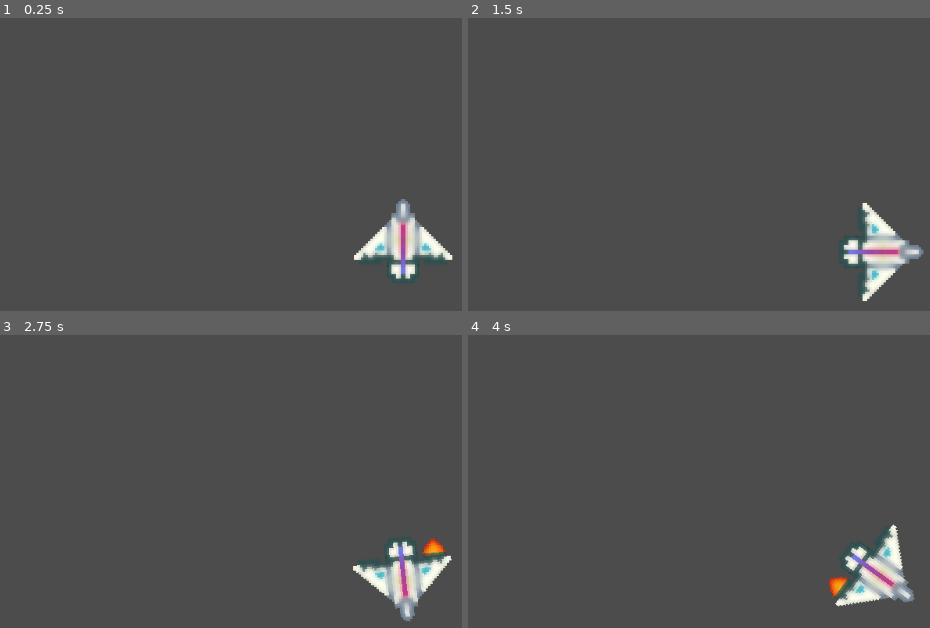
Above: before the commit, frames 1-4 (two rows, left to right).
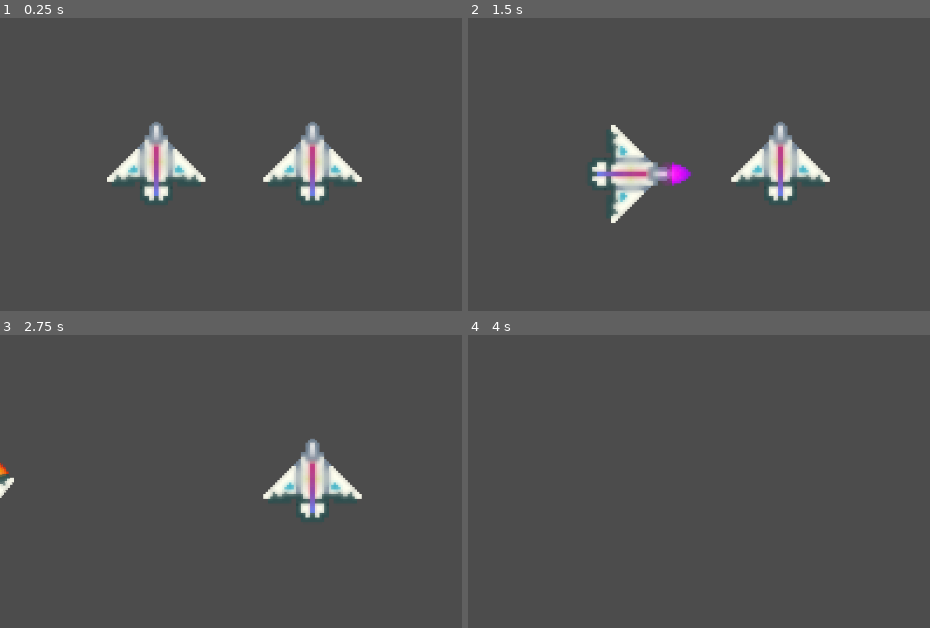
Above: after the commit, the same moments.

Repository: marcospb19/spaceship-game
Game: Godot game, scene res://Root/Root.tscn
The game is run twice, just before and just after one commit, with the same random seed, the same clock (stepped at 60 frames per second) and the same inputs. Before the commit the project starts from res://Scenes/Root.tscn.
Inputs:
- Up to frame 1 (0.25 s): no input
- Up to frame 2 (1.5 s): tap Enter at 0.5 s; hold Right 0.53-1.28 s; hold R 0.53-1.28 s; tap Space at 0.77, 0.8, 1.07, 1.35 s; hold Down from 1.28 s (still down)
- Up to frame 3 (2.75 s): tap Space at 1.52, 1.82, 2.3 s; tap R at 1.55 s; release Down at 2.03 s; hold Right from 2.03 s (still down); hold R from 2.03 s (still down)
- Up to frame 4 (4 s): release Right at 2.78 s; release R at 2.78 s; hold W 2.78-3.53 s; tap R at 2.85 s; tap Space at 3.02, 3.32, 3.6, 3.77 s; hold Left from 3.53 s (still down)

The runs differ from the first frame. In frame 1, 7.7% of the frame differs, in the area x 23-99%, y 35-91%; in frame 2, 8.1%, in the area x 25-99%, y 35-97%; in frame 3, 5.5%; in frame 4, 2.8%.

Commit message:
Gigantic commit, sorry

Diff:
--- /dev/null
+++ b/res/Projectile/KinematicBody2D.gd
@@ -0,0 +1,13 @@
+extends KinematicBody2D
+
+var motion : Vector2
+
+func set_trajectory_angle(angle: float):
+	angle = deg2rad(angle)
+	motion.x =  sin(angle)
+	motion.y = -cos(angle)
+	self.rotate(angle)
+
+
+func _physics_process(delta: float) -> void:
+	motion = move_and_slide(motion)
--- /dev/null
+++ b/res/Projectile/Projectile.tscn
@@ -0,0 +1,25 @@
+[gd_scene load_steps=4 format=2]
+
+[ext_resource path="res://Projectile/KinematicBody2D.gd" type="Script" id=1]
+[ext_resource path="res://Projectile/Missile.png" type="Texture" id=2]
+
+[sub_resource type="CapsuleShape2D" id=1]
+radius = 27.13
+height = 33.31
+
+[node name="Projectile" type="Node2D"]
+__meta__ = {
+"_edit_group_": true
+}
+
+[node name="KinematicBody2D" type="KinematicBody2D" parent="."]
+script = ExtResource( 1 )
+
+[node name="Sprite" type="Sprite" parent="KinematicBody2D"]
+rotation = 4.71239
+scale = Vector2( 6, 6 )
+texture = ExtResource( 2 )
+
+[node name="CollisionShape2D" type="CollisionShape2D" parent="KinematicBody2D"]
+position = Vector2( 0, 5.48 )
+shape = SubResource( 1 )
--- /dev/null
+++ b/res/Root/Root.gd
@@ -0,0 +1,60 @@
+extends Node2D
+
+# the list corresponds to   [Player 1 , Player 2] ...
+# Check if the spaceship isn't already instanced
+var can_spawn             = [true , true]
+# Key to press to instance spaceship [i]
+const spawn_keys          = [KEY_W , KEY_UP]
+# Inertia enabled
+const ships_with_inertia  = [false , true ]
+# Controlls for each ship
+const map_keys = [
+	[KEY_UP , KEY_LEFT , KEY_DOWN , KEY_RIGHT], # Player 1
+	[KEY_W , KEY_A , KEY_S , KEY_D]             # Player 2
+]
+
+
+var max_quantity_of_spaceships = 2
+
+# Position to spawn each ship
+const spawn_placement = [Vector2(200 , 200) , Vector2(400 , 200)]
+
+# To instance spaceships
+const spaceship_prototype = preload("res://Spaceship/Spaceship.tscn")
+
+
+func _process(delta):
+
+	# Exit the game with ESC
+	if Input.is_key_pressed(KEY_ESCAPE):
+		self.get_tree().quit()
+
+	if Input.is_key_pressed(KEY_R):
+		for node in self.get_children():
+			print(node.name)
+
+
+	# Check for creating each spaceship
+	for i in range(max_quantity_of_spaceships):
+		# If can spawn the spaceship [i], check if it should be instanced
+		if can_spawn[i]:
+			#if Input.is_key_pressed(spawn_keys[i]):
+			if true:
+
+				# Instance it
+				var node = spaceship_prototype.instance()
+				node.set_position(spawn_placement[i])
+				var controller = node.get_node("Controller")
+
+				print(controller)
+				controller.key_up    = map_keys[i][0]
+				controller.key_left  = map_keys[i][1]
+				controller.key_down  = map_keys[i][2]
+				controller.key_right = map_keys[i][3]
+
+				controller.is_rotation_inertia_enabled = ships_with_inertia[i]
+
+				self.add_child(node)
+
+				# Don't let it spawn again
+				can_spawn[i] = false
--- /dev/null
+++ b/res/Root/Root.tscn
@@ -0,0 +1,6 @@
+[gd_scene load_steps=2 format=2]
+
+[ext_resource path="res://Root/Root.gd" type="Script" id=1]
+
+[node name="Root" type="Node2D"]
+script = ExtResource( 1 )
--- a/res/Scenes/Root.tscn
+++ /dev/null
@@ -1,10 +0,0 @@
-[gd_scene load_steps=3 format=2]
-
-[ext_resource path="res://Scripts/Root.gd" type="Script" id=1]
-[ext_resource path="res://Scenes/SpaceShip.tscn" type="PackedScene" id=2]
-
-[node name="Root" type="Node2D"]
-script = ExtResource( 1 )
-
-[node name="SpaceShip" parent="." instance=ExtResource( 2 )]
-position = Vector2( 515.508, 299.96 )
--- a/res/Scenes/SpaceShip.tscn
+++ /dev/null
@@ -1,40 +0,0 @@
-[gd_scene load_steps=6 format=2]
-
-[ext_resource path="res://Scripts/SpaceShipController.gd" type="Script" id=1]
-[ext_resource path="res://Sprites/Spaceship.png" type="Texture" id=2]
-[ext_resource path="res://Sprites/RedFirepng.png" type="Texture" id=3]
-[ext_resource path="res://Sprites/PurpleFirepng.png" type="Texture" id=4]
-
-[sub_resource type="CircleShape2D" id=1]
-radius = 20.2514
-
-[node name="SpaceShip" type="Node2D"]
-__meta__ = {
-"_edit_group_": true
-}
-
-[node name="KinematicBody2D" type="KinematicBody2D" parent="."]
-scale = Vector2( 3, 3 )
-script = ExtResource( 1 )
-
-[node name="CollisionShape2D" type="CollisionShape2D" parent="KinematicBody2D"]
-visible = false
-shape = SubResource( 1 )
-
-[node name="Sprite" type="Sprite" parent="KinematicBody2D"]
-texture = ExtResource( 2 )
-
-[node name="FireExaustion" type="Node2D" parent="KinematicBody2D"]
-
-[node name="MainPurple" type="Sprite" parent="KinematicBody2D/FireExaustion"]
-visible = false
-texture = ExtResource( 4 )
-
-[node name="LeftOrange" type="Sprite" parent="KinematicBody2D/FireExaustion"]
-visible = false
-texture = ExtResource( 3 )
-
-[node name="RightOrange" type="Sprite" parent="KinematicBody2D/FireExaustion"]
-visible = false
-texture = ExtResource( 3 )
-flip_h = true
--- a/res/Scripts/Root.gd
+++ /dev/null
@@ -1,5 +0,0 @@
-extends Node2D
-
-func _process(delta):
-	if Input.is_key_pressed(KEY_ESCAPE):
-		get_tree().quit()
--- a/res/Scripts/SpaceShipController.gd
+++ /dev/null
@@ -1,54 +0,0 @@
-extends KinematicBody2D
-
-# Speed inertia to move_and_slide()
-var motion = Vector2()
-# Rotation inertia in radians
-var rotation_angle = 0
-# Current angle in radians
-var current_angle
-
-# (Units per second)²
-const DIRECTIONAL_SPEED = 10
-# In radians
-const ROTATION_SPEED    = deg2rad(2)
-
-var UP_BIND    = KEY_UP
-var LEFT_BIND  = KEY_LEFT
-var DOWN_BIND  = KEY_DOWN
-var RIGHT_BIND = KEY_RIGHT
-
-#func FireController(is_on , left_is_the_one_activated):
-	#if is_on:
-	#$FireExaustion/Orange.set_visible(true)
-	#else:
-		#$FireExaustion/Orange.set_visible(false)
-
-func _ready():
-	pass
-
-func _physics_process(delta):
-	current_angle = deg2rad(self.get_rotation_degrees())
-	print(current_angle)
-	print(self.rotation)
-
-	if Input.is_key_pressed(LEFT_BIND):
-		$FireExaustion/RightOrange.set_visible(true)
-		self.rotate(-ROTATION_SPEED)
-	else:
-		$FireExaustion/RightOrange.set_visible(false)
-
-	if Input.is_key_pressed(RIGHT_BIND):
-		$FireExaustion/LeftOrange.set_visible(true)
-		self.rotate( ROTATION_SPEED)
-	else:
-		$FireExaustion/LeftOrange.set_visible(false)
-
-	# if Input.is_key_pressed(UP_BIND):
-	if Input.is_key_pressed(UP_BIND):
-		$FireExaustion/MainPurple.set_visible(true)
-		motion.x += sin(current_angle) * DIRECTIONAL_SPEED
-		motion.y -= cos(current_angle) * DIRECTIONAL_SPEED
-
-	else:
-		$FireExaustion/MainPurple.set_visible(false)
-	motion = move_and_slide(motion)
--- /dev/null
+++ b/res/Spaceship/Controller.gd
@@ -0,0 +1,100 @@
+extends KinematicBody2D
+
+
+# Speed Constants
+#
+# (Units per second)²
+const BOOST_SPEED_CONSTANT: int = 10
+# In radians
+const ROTATION_SPEED_CONSTANT: float = deg2rad(2)
+# In radians
+const INERTIA_ROTATION_SPEED_CONSTANT: float = deg2rad(0.05)
+
+
+# Attributes of the Spaceship physics
+#
+# Spaceship's movement speed, respects inertia
+var motion: Vector2
+# Rotation inertia option. Specified at instanciation
+var is_rotation_inertia_enabled: bool
+# Rotation inertia in radians, if inertia is enabled
+var rotation_speed: float = 0
+# Can change when ship is uncontrollable
+var is_able_to_move: bool = true
+# Can change with other debuffs
+var is_able_to_shoot: bool = true
+
+# Using WASD to represent the control keys
+var key_up    = KEY_UP
+var key_left  = KEY_LEFT
+var key_down  = KEY_DOWN
+var key_right = KEY_RIGHT
+
+# Projectiles
+onready var missile = preload("res://Projectile/Projectile.tscn")
+
+func __handle_weapons(fire):
+	if fire:
+		var node = missile.instance()
+		node.get_node("KinematicBody2D").set_trajectory_angle(self.get_rotation_degrees())
+		self.get_parent().add_child(node)
+
+
+# Control the propulsor sprites
+func __handle_sprites(up , left , down , right):
+
+	$FireExaustion/MainPurple.set_visible(up)
+	$FireExaustion/BackwardsPurple.set_visible(down)
+	$FireExaustion/LeftOrange.set_visible(right)
+	$FireExaustion/RightOrange.set_visible(left)
+
+
+func __handle_input(up , left , down , right):
+
+	# Current angle in radians, used to calculate boost
+	var current_angle = deg2rad(self.get_rotation_degrees())
+
+	# Handle boost
+	if up:
+		motion.x += sin(current_angle) * BOOST_SPEED_CONSTANT
+		motion.y -= cos(current_angle) * BOOST_SPEED_CONSTANT
+	if down:
+		motion.x -= sin(current_angle) * BOOST_SPEED_CONSTANT / 2 # Reverse boost force is
+		motion.y += cos(current_angle) * BOOST_SPEED_CONSTANT / 2 # main boost divided by 2
+
+	# Handle rotation
+	# Rotation with inertia
+	if is_rotation_inertia_enabled:
+		if left:
+			rotation_speed -= INERTIA_ROTATION_SPEED_CONSTANT
+		if right:
+			rotation_speed += INERTIA_ROTATION_SPEED_CONSTANT
+
+		self.rotate(rotation_speed)
+	# Flat rotation (without inertia)
+	else:
+
+		if left:
+			self.rotate(-ROTATION_SPEED_CONSTANT)
+		if right:
+			self.rotate( ROTATION_SPEED_CONSTANT)
+
+
+func _physics_process(delta):
+
+	# WASD represents the commands
+	var up    = Input.is_key_pressed(key_up)
+	var left  = Input.is_key_pressed(key_left)
+	var down  = Input.is_key_pressed(key_down)
+	var right = Input.is_key_pressed(key_right)
+
+	if is_able_to_move:
+		__handle_input  (up , left , down , right)
+		__handle_sprites(up , left , down , right)
+
+	## var fire = Input.is_key_just_pressed(KEY_SPACE)
+
+	#if is_able_to_shoot:
+#		__handle_weapons(fire)
+
+	motion = move_and_slide(motion)
--- /dev/null
+++ b/res/Spaceship/Spaceship.tscn
@@ -0,0 +1,48 @@
+[gd_scene load_steps=6 format=2]
+
+[ext_resource path="res://Spaceship/Controller.gd" type="Script" id=1]
+[ext_resource path="res://Spaceship/Spaceship.png" type="Texture" id=2]
+[ext_resource path="res://Spaceship/RedFirepng.png" type="Texture" id=3]
+[ext_resource path="res://Spaceship/PurpleFirepng.png" type="Texture" id=4]
+
+[sub_resource type="CircleShape2D" id=1]
+radius = 20.2514
+
+[node name="SpaceShip" type="Node2D"]
+__meta__ = {
+"_edit_group_": true
+}
+
+[node name="Controller" type="KinematicBody2D" parent="."]
+script = ExtResource( 1 )
+
+[node name="CollisionShape2D" type="CollisionShape2D" parent="Controller"]
+visible = false
+scale = Vector2( 3, 3 )
+shape = SubResource( 1 )
+
+[node name="ShipSprite" type="Sprite" parent="Controller"]
+scale = Vector2( 3, 3 )
+texture = ExtResource( 2 )
+
+[node name="FireExaustion" type="Node2D" parent="Controller"]
+scale = Vector2( 3, 3 )
+
+[node name="MainPurple" type="Sprite" parent="Controller/FireExaustion"]
+visible = false
+texture = ExtResource( 4 )
+
+[node name="BackwardsPurple" type="Sprite" parent="Controller/FireExaustion"]
+visible = false
+position = Vector2( 0, -8.96 )
+texture = ExtResource( 4 )
+flip_v = true
+
+[node name="LeftOrange" type="Sprite" parent="Controller/FireExaustion"]
+visible = false
+texture = ExtResource( 3 )
+
+[node name="RightOrange" type="Sprite" parent="Controller/FireExaustion"]
+visible = false
+texture = ExtResource( 3 )
+flip_h = true
--- a/res/project.godot
+++ b/res/project.godot
@@ -16,5 +16,5 @@
 [application]
 
 config/name="spaceship-game"
-run/main_scene="res://Scenes/Root.tscn"
+run/main_scene="res://Root/Root.tscn"
 config/icon="res://icon.png"
Binary file added: res/Projectile/Missile.png
Not shown, changed: res/Projectile/Missile.png.import
Renamed: res/Sprites/PurpleFirepng.png -> res/Spaceship/PurpleFirepng.png
Not shown, changed: res/Spaceship/PurpleFirepng.png.import
Renamed: res/Sprites/RedFirepng.png -> res/Spaceship/RedFirepng.png
Not shown, added: res/Spaceship/RedFirepng.png.import
Renamed: res/Sprites/Spaceship.png -> res/Spaceship/Spaceship.png
Not shown, changed: res/Spaceship/Spaceship.png.import
